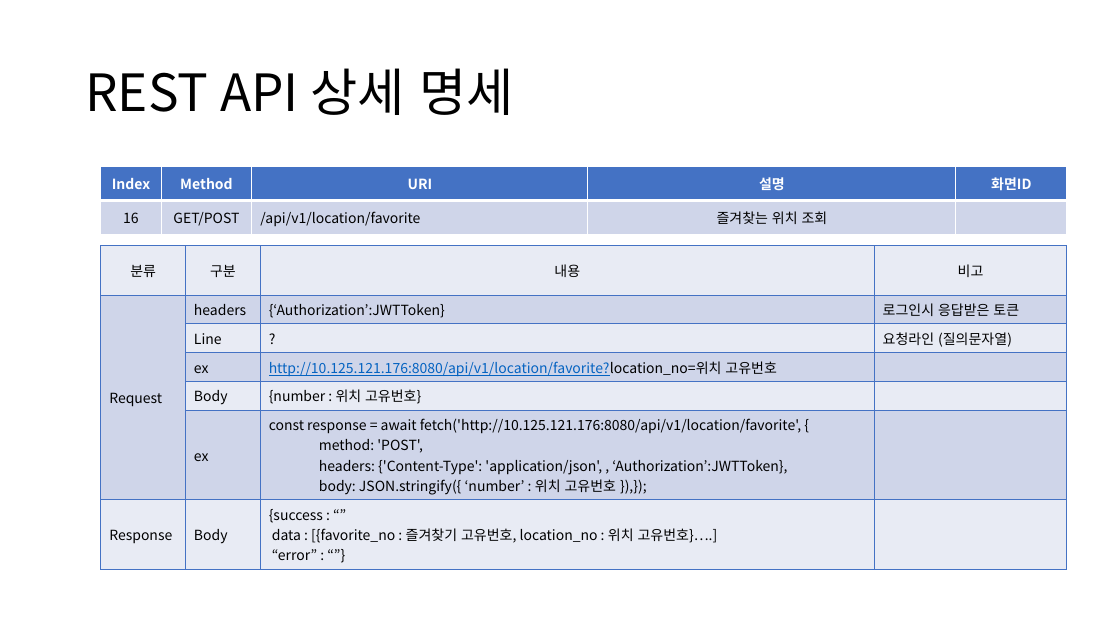
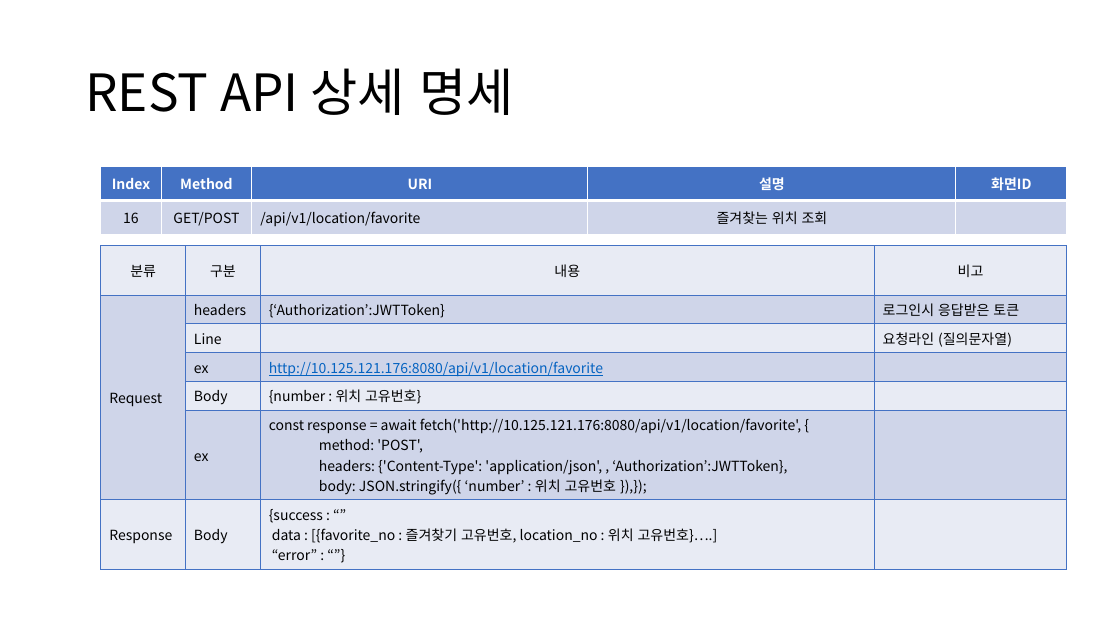
Before and after one commit to sujidaddy/workspace_miniproject, a slide deck: slide 39 of 미니프로젝트계획서제출용.pptx. Drawn at 1120x630 pixels with LibreOffice and Linux fonts; fonts in the diff are those of the drawing. Boxes give left, top, right and bottom in pixels: in the first picture for what was removed or moved away, otherwise in the second. Text is boxed around its words. In the diff, an @@ line names an element or a change of style, - is before the commit and + after.

```diff
--- a/미니프로젝트계획서제출용.pptx
+++ b/미니프로젝트계획서제출용.pptx
@@ table at [101, 246, 1067, 564] @@
-row 3, column 3: ?
+row 3, column 3: 
-row 4, column 3: http://10.125.121.176:8080/api/v1/location/favorite?location_no=위치 고유번호
+row 4, column 3: http://10.125.121.176:8080/api/v1/location/favorite
```
Also in this commit, not shown: 5 other slides changed, 1 slide added, 11 other files.
